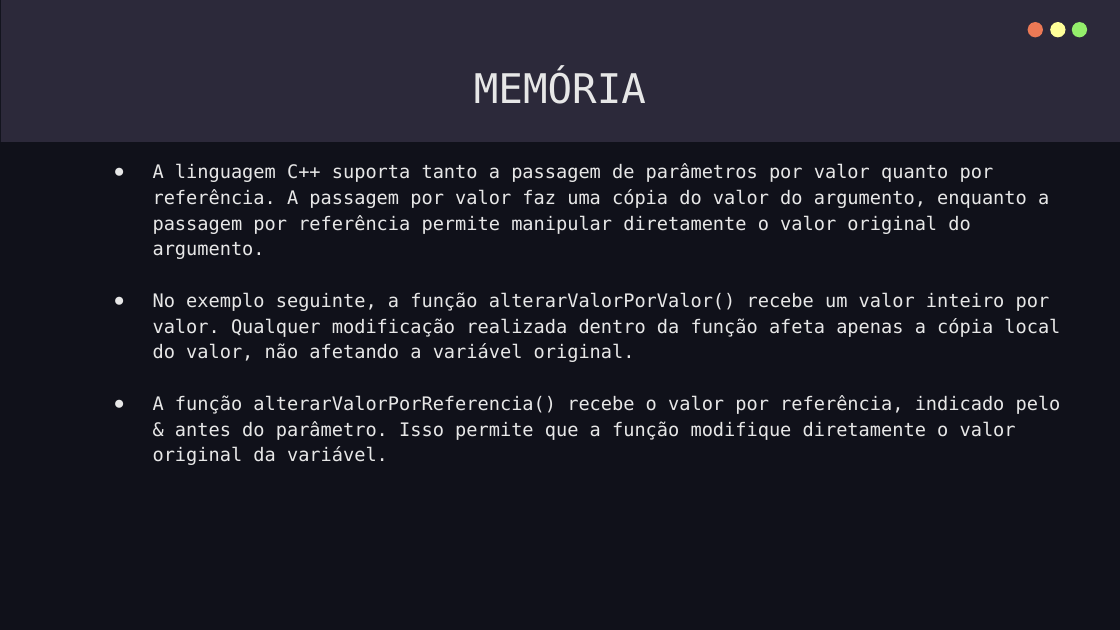
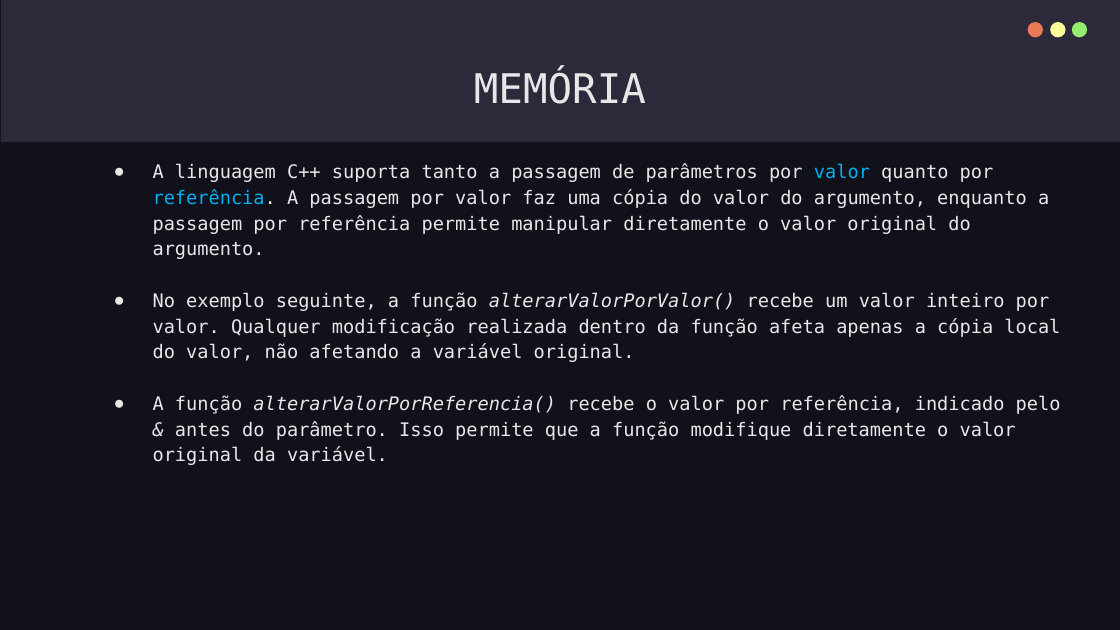
Before and after one commit to IgorTorquatto/Prolog, a slide deck: slide 25 of C++.pptx. Drawn at 1120x630 pixels with LibreOffice and Linux fonts; fonts in the diff are those of the drawing. Boxes give left, top, right and bottom in pixels: in the first picture for what was removed or moved away, otherwise in the second. Text is boxed around its words. In the diff, an @@ line names an element or a change of style, - is before the commit and + after.

```diff
--- a/C++.pptx
+++ b/C++.pptx
@@ text "A linguagem C++ suporta tanto ..." at <box>153,163,1061,465</box>: text colour #E7E7E7 to #00B0F0 in "valor referência."; italic on in "alterarValorPorValor()", "alterarValorPorReferencia() &" @@
```
Also in this commit, not shown: 29 other slides changed.
